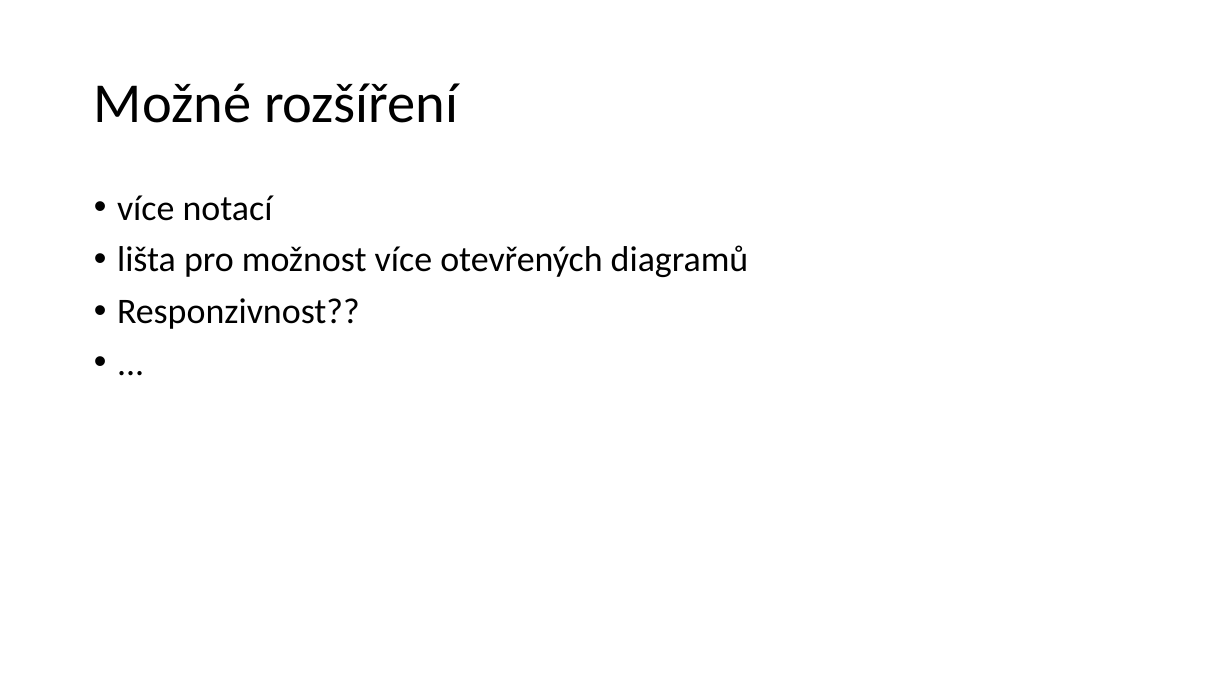
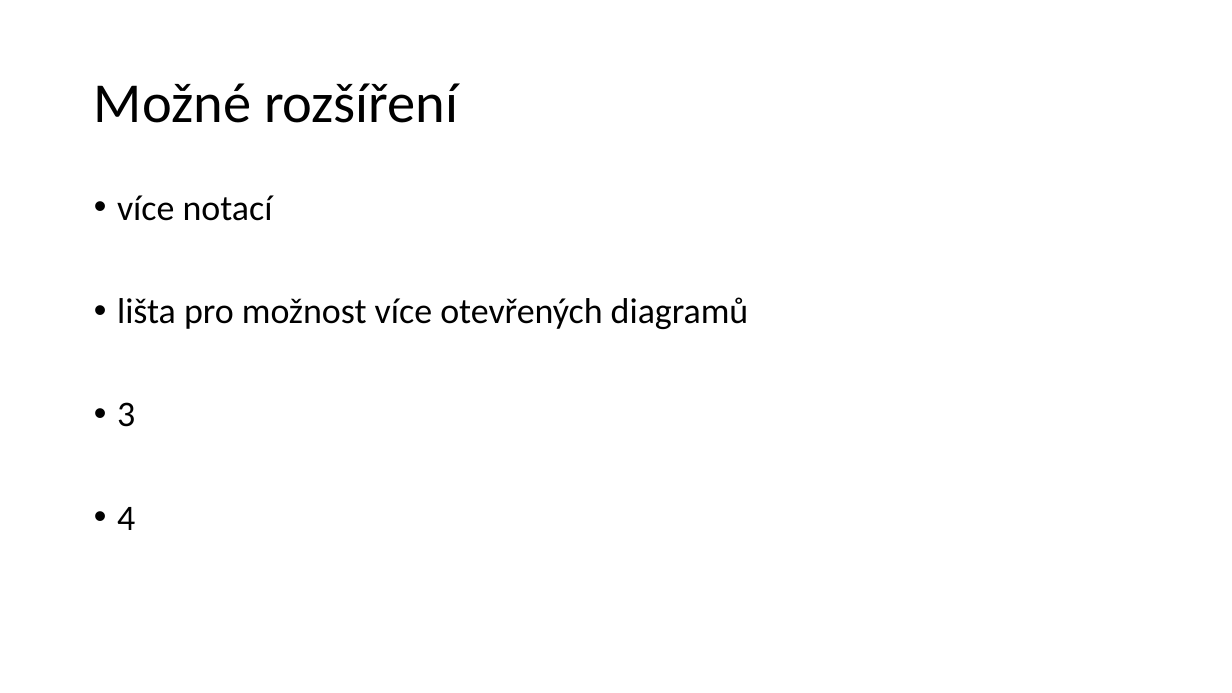
Before and after one commit to hradma10/6.semestr, a slide deck: slide 14 of SBP/Prezentace SBP Hradílek.pptx (slide 12 before the commit). Drawn at 1232x693 pixels with LibreOffice and Linux fonts; fonts in the diff are those of the drawing. Boxes give left, top, right and bottom in pixels: in the first picture for what was removed or moved away, otherwise in the second. Text is boxed around its words. In the diff, an @@ line names an element or a change of style, - is before the commit and + after.

```diff
--- a/SBP/Prezentace SBP Hradílek.pptx
+++ b/SBP/Prezentace SBP Hradílek.pptx
@@ text at bbox=[117, 402, 135, 530]: text changed @@
-• Responzivnost??
-• ...
+• 3
+• 4
```
Also in this commit, not shown: 11 other slides changed, 2 slides added, 6 other files.
